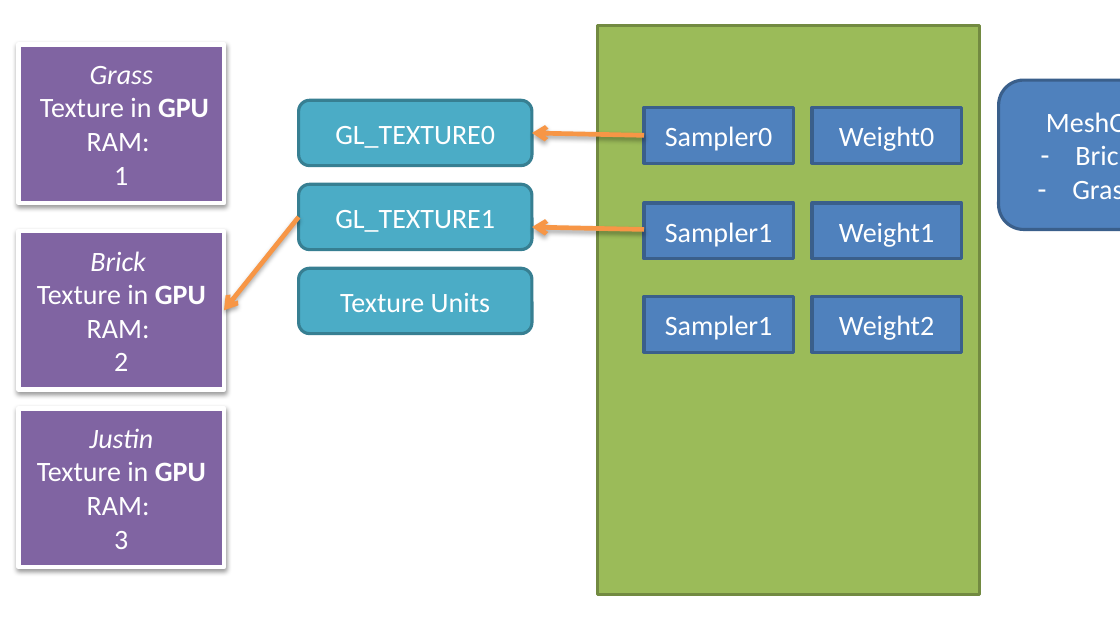
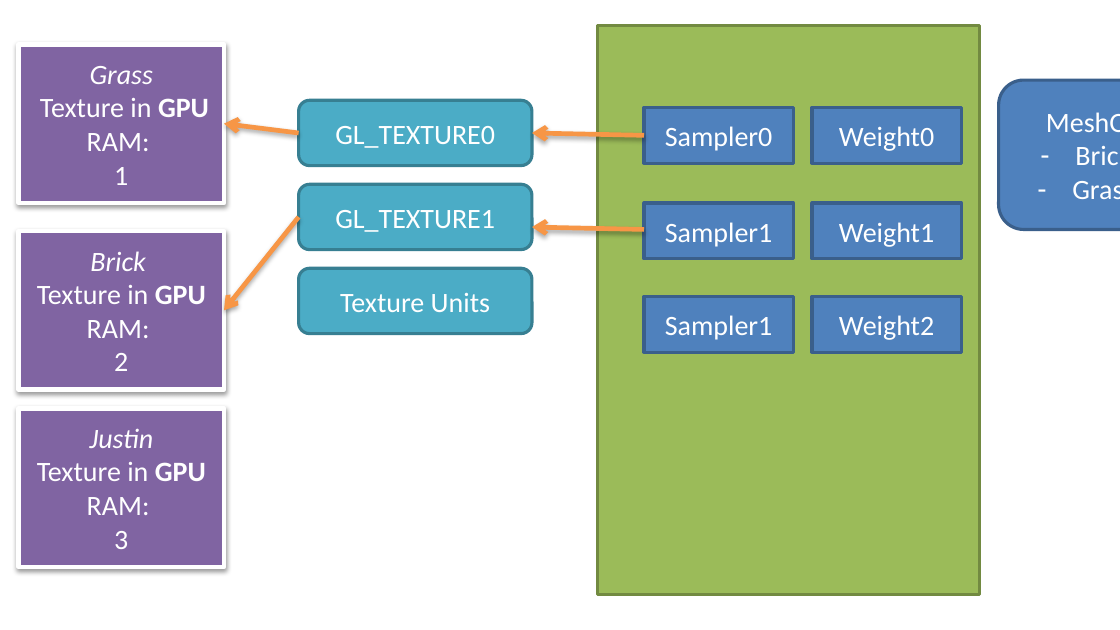
Before and after one commit to FeeneyCodes/INFO3111S25, a slide deck: slide 11 of Lectures/Day_12 Texturing, part 1/INFO3111_Texture_mapping (code on last slide).pptx. Drawn at 1120x630 pixels with LibreOffice and Linux fonts; fonts in the diff are those of the drawing. Boxes give left, top, right and bottom in pixels: in the first picture for what was removed or moved away, otherwise in the second. Text is boxed around its words. In the diff, an @@ line names an element or a change of style, - is before the commit and + after.

```diff
--- a/Lectures/Day_12 Texturing, part 1/INFO3111_Texture_mapping (code on last slide).pptx
+++ b/Lectures/Day_12 Texturing, part 1/INFO3111_Texture_mapping (code on last slide).pptx
@@ arrow added from (299, 133) to (224, 123), #F79646 3 pt @@
```
Also in this commit, not shown: 4 other slides changed, 1 slide removed, 2 other files.
